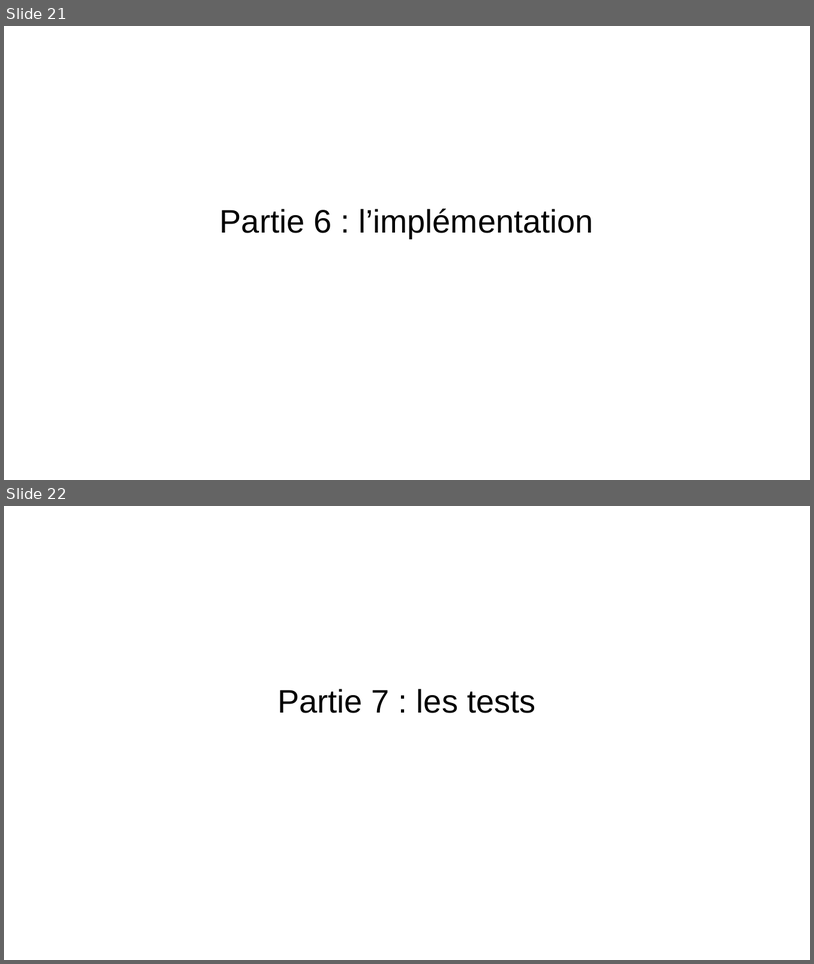
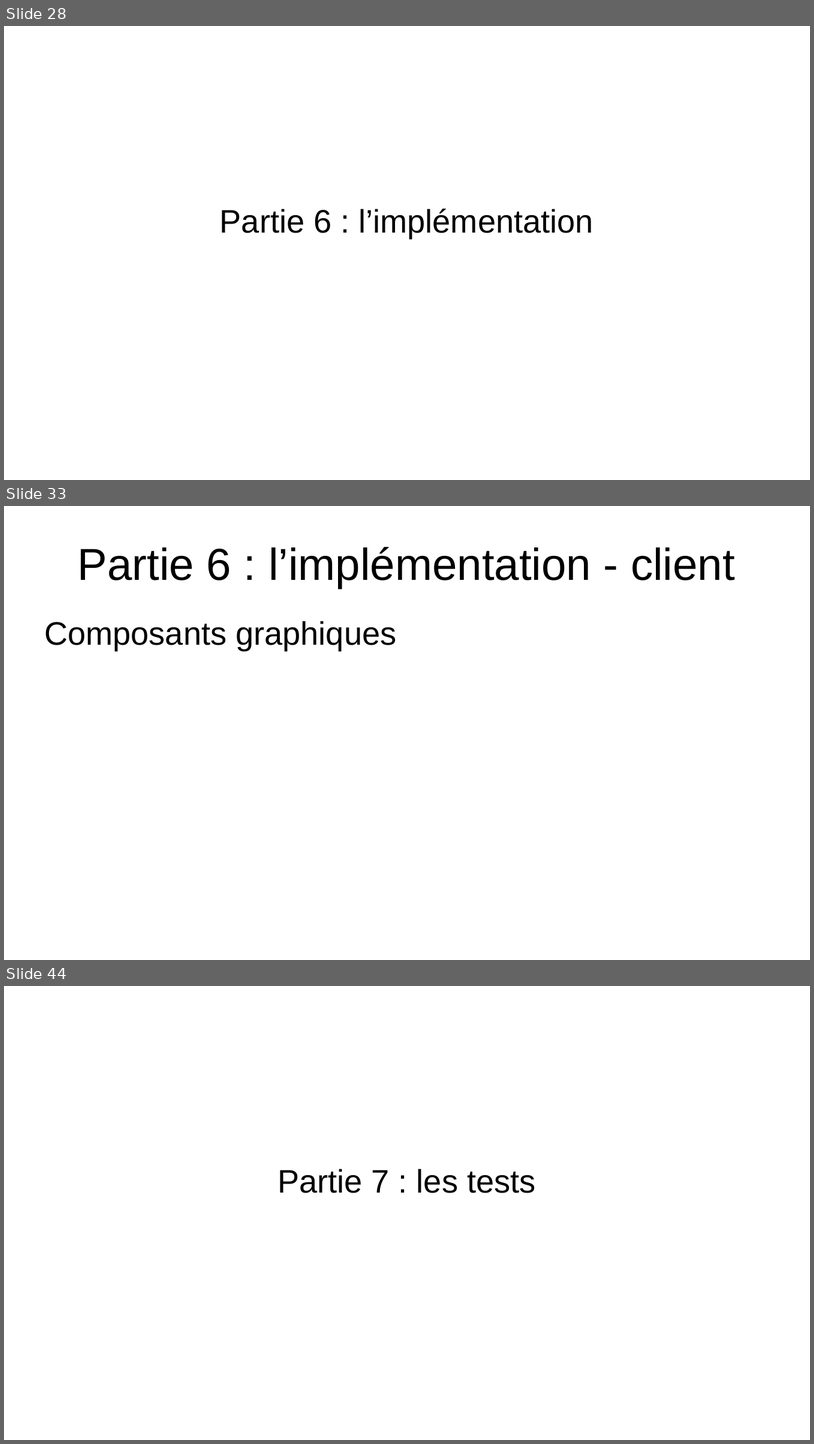
Before and after one commit to EmmaBroudic/Projet-Nooky, a slide deck: doc/Nooky.odp. Shown one above the other, each under a label of ours: slides 21 and 22 before the commit, slides 28, 33 and 44 after it; the slides between them are not shown. The pictures are 814x964 and 814x1444 pixels, drawn with LibreOffice and Linux fonts; fonts in the diff are those of the drawing. Boxes give left, top, right and bottom in pixels: in the first picture for what was removed or moved away, otherwise in the second. Text is boxed around its words. In the diff, an @@ line names an element or a change of style, - is before the commit and + after.

```diff
--- a/doc/Nooky.odp
+++ b/doc/Nooky.odp
@@ slide 33 added at (4,506,810,960), background #FFFFFF @@
@@ title added at (78,547,735,588), 44 pt, text #000000 @@
+Partie 6 : l’implémentation - client
@@ text added at (44,621,396,650), 32 pt, text #000000 @@
+Composants graphiques
@@ what was slide 21 is now slide 28 @@
@@ what was slide 22 is now slide 44 @@
```
Also in this commit, not shown: 2 slides changed, 28 other slides added, 8 other files.
